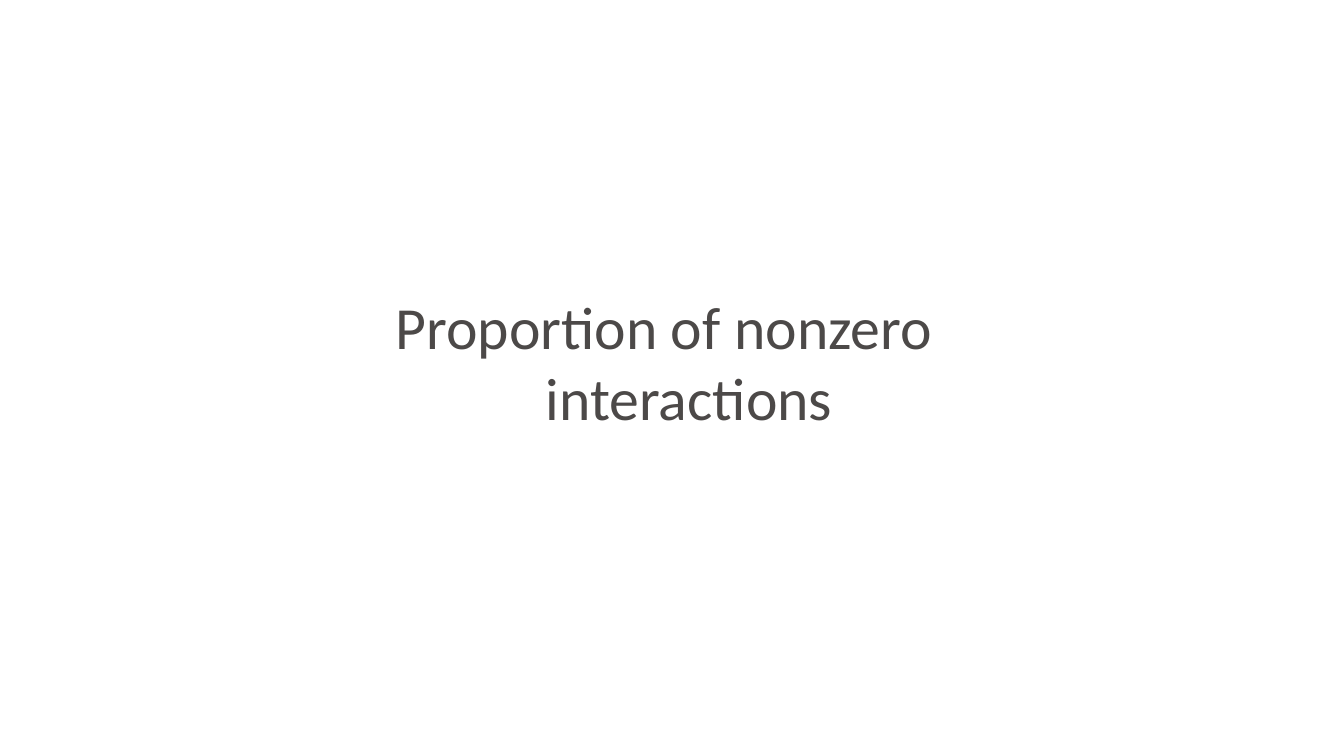
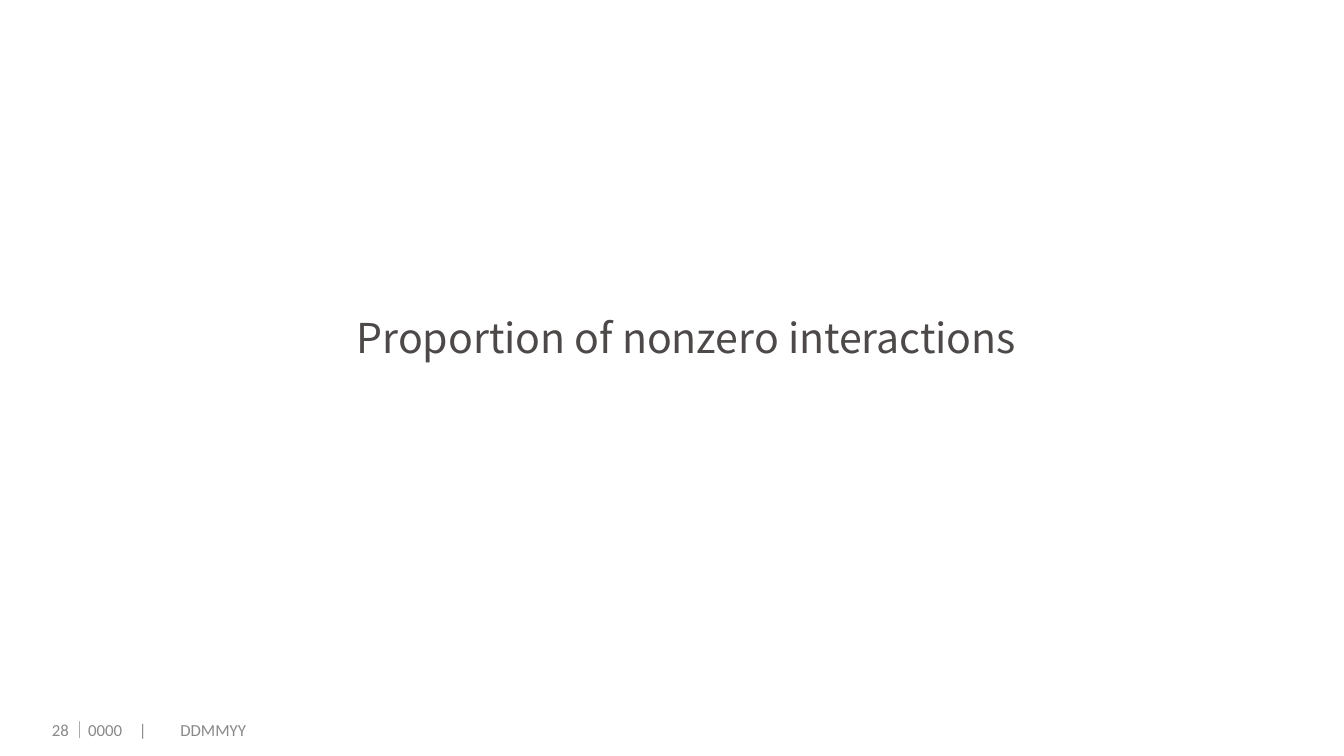
Before and after one commit to dengwx11/GroupLasso, a slide deck: slide 29 of manu & slides/Final.pptx (slide 21 before the commit). Drawn at 1344x756 pixels with LibreOffice and Linux fonts; fonts in the diff are those of the drawing; background and template pictures are left out. Boxes give left, top, right and bottom in pixels: in the first picture for what was removed or moved away, otherwise in the second. Text is boxed around its words. In the diff, an @@ line names an element or a change of style, - is before the commit and + after.

```diff
--- a/manu & slides/Final.pptx
+++ b/manu & slides/Final.pptx
@@ title "Proportion of nonzero interactions": place and size @@
-title "Proportion of nonzero interactions" at bbox=[395, 307, 932, 421]
+title "Proportion of nonzero interactions" at bbox=[357, 320, 1016, 363]
@@ title "Proportion of nonzero interactions" at bbox=[357, 320, 1016, 363]: size 32 to 22 pt, font Calibri to Noto Sans CJK JP; indent changed; less space between paragraphs; vertical alignment top to middle @@
@@ page number added at bbox=[52, 724, 69, 736], 9 pt, text #898989 @@
+28
@@ text added at bbox=[71, 721, 246, 738], 9 pt, text #898989 @@
+｜0000 | DDMMYY
```
Also in this commit, not shown: 14 other slides changed, 11 slides added, 3 slides removed, 2 other files.
